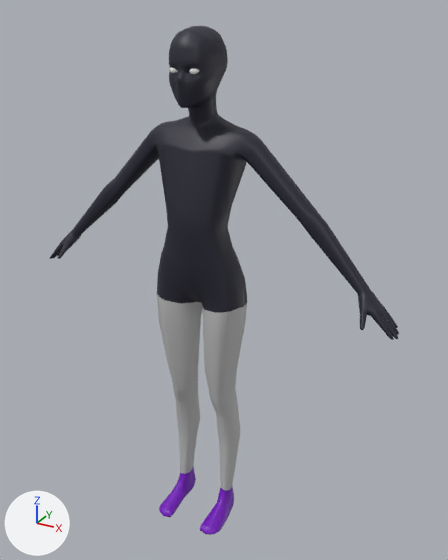
A saved change to the FBX model PROJ/Assets/Scenes/DeveloperScenes/Sajid/RandomGrejer/SM_Gubbe_RiggedNew10Nov.fbx.
Before and after are seen from a 50 mm camera at (9.95, -16.52, 18.01) aimed at (0.6, 0.47, 9.52). Every picture has the same lights, and +X, +Y and +Z are marked at lower left. Where no turn or scale is listed for an object, it has been applied to the vertices.

Objects in the first picture: 'SM_Gubbe'.
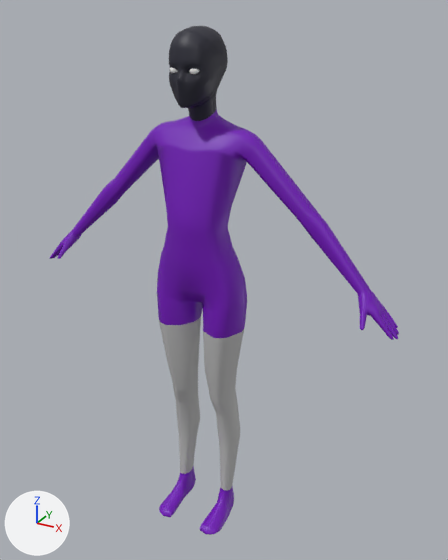
Scene script edits in JSON lines:
```json
{"op": "add", "block": "mat_lambert1", "code": ["mat_lambert1 = principled_material('lambert1')", "mat_lambert1.base_color = (0.5, 0.5, 0.5)  # grey #bcbcbc"]}
{"block": "me_mesh", "where": "me_mesh.from_pydata(...)  # 3421 vertices, 3435 faces; spans x -6.7..6.7, y -1.6..1.1, z 0.0..17.5"}
{"block": "me_mesh", "where": "# used by ob_sm_gubbe; location = (0.0, 0.0, 0.0)"}
{"block": "me_mesh", "change": "me_mesh part 1: 1968 of the faces centred in x -6.7..6.7, y -1.1..1.1, z 8.8..15.2 switch from mat_lambert8 (dark blue #252534) to mat_feet (purple #740abc)"}
{"block": "me_mesh", "change": "me_mesh part 2: all 32 faces centred in x -1.6..1.6, y -0.8..0.8, z 8.4..8.5 switch from mat_sm_gubbben (grey #bcbcbc) to mat_feet (purple #740abc)"}
{"op": "add", "block": "me_mesh", "code": "me_mesh.materials.append(mat_lambert1)  # grey #bcbcbc"}
```

Pixel boxes (x1, y1, x2, y2) of what changed, in the pictures (448 x 560 px):
```json
{"part": 1, "of": "me_mesh", "change": "recoloured", "before": [50, 109, 399, 340], "after": [50, 109, 399, 340]}
{"part": 2, "of": "me_mesh", "change": "recoloured", "before": [157, 294, 247, 338], "after": [157, 294, 247, 338], "on screen": "grey to purple"}
```
